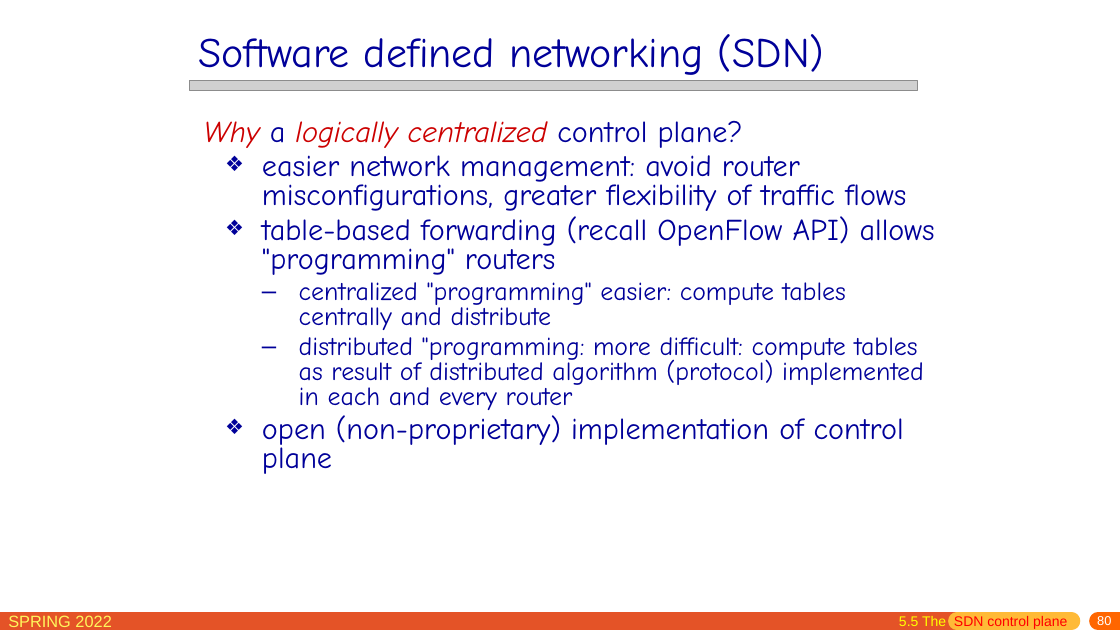
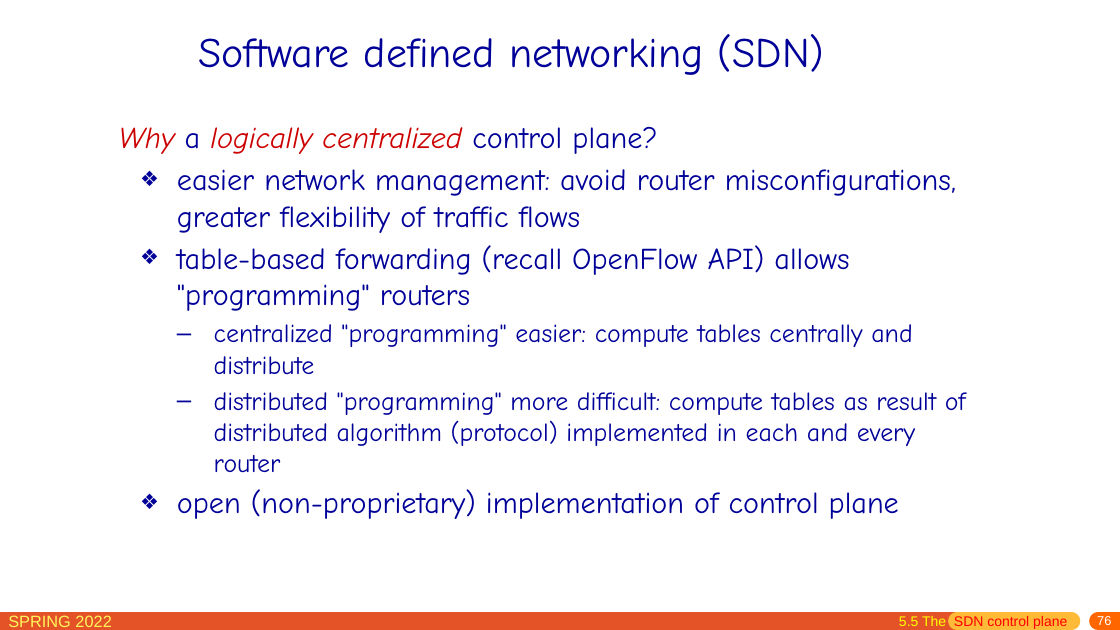
Before and after one commit to network-whu/slides, a slide deck: slide 76 of pptx/chapter5.pptx (slide 80 before the commit). Drawn at 1120x630 pixels with LibreOffice and Linux fonts; fonts in the diff are those of the drawing; grey boxes stand for pictures. Boxes give left, top, right and bottom in pixels: in the first picture for what was removed or moved away, otherwise in the second. Text is boxed around its words. In the diff, an @@ line names an element or a change of style, - is before the commit and + after.

```diff
--- a/pptx/chapter5.pptx
+++ b/pptx/chapter5.pptx
@@ picture removed at <box>190,81,918,91</box> @@
@@ text "Why a logically centralized control ...": place and size @@
-text "Why a logically centralized control ..." at <box>204,121,935,474</box>
+text "Why a logically centralized control ..." at <box>119,127,966,519</box>
@@ text at <box>119,127,956,519</box>: line spacing 0.7 to 0.9; line spacing 0.8 to 1 @@
@@ text at <box>214,392,966,473</box>: text changed @@
-  – distributed "programming: more difficult: compute tables as result of distributed algorithm (protocol) implemented in each and every router
+  – distributed "programming" more difficult: compute tables as result of distributed algorithm (protocol) implemented in each and every router
@@ page number at <box>1097,616,1111,625</box>: text changed @@
-80
+76
```
Also in this commit, not shown: 39 other slides changed, 7 slides added, 1 slide removed.
